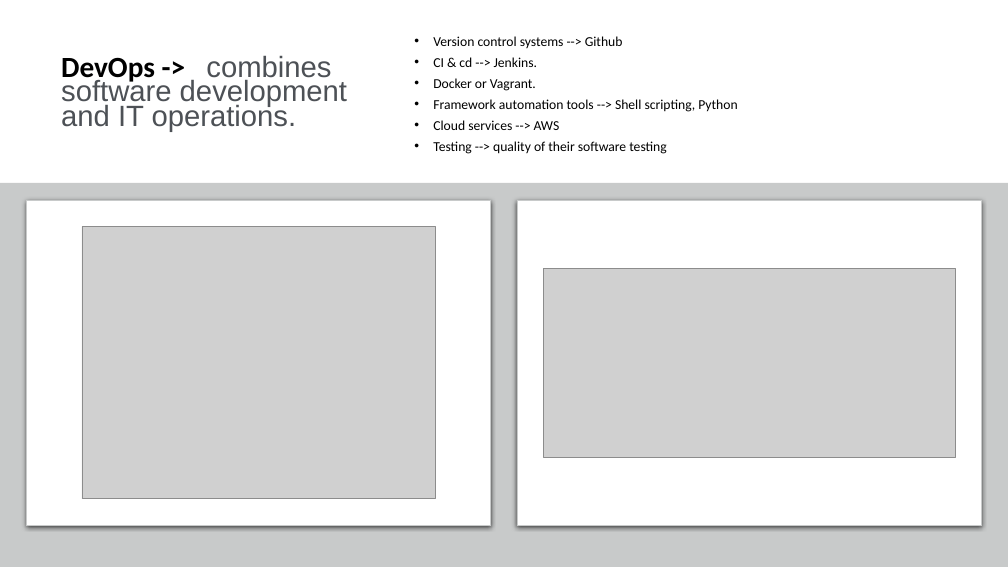
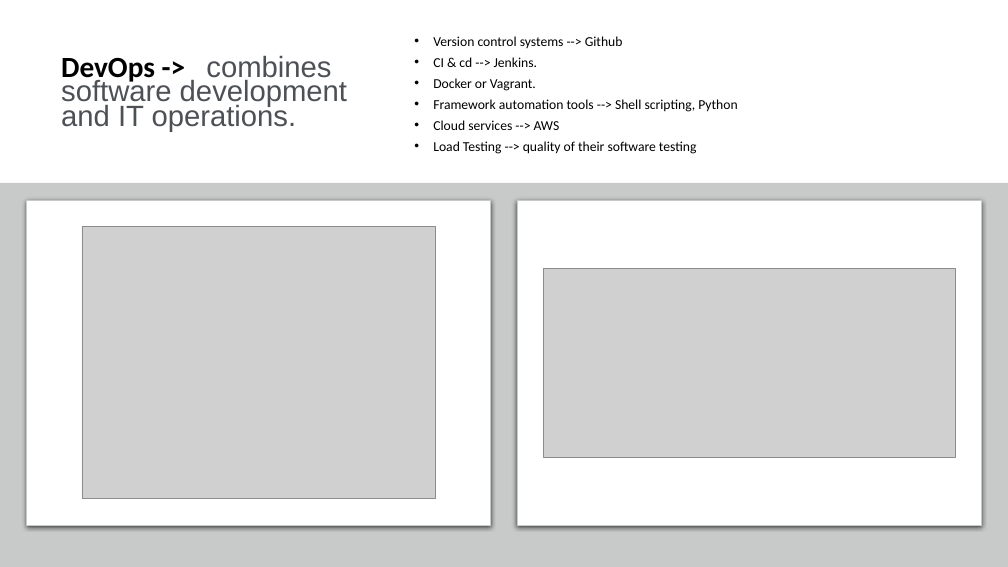
Before and after one commit to raj13aug/k8s-class, a slide deck: slide 2 of 24-27-aug2021/23-08-2021.pptx. Drawn at 1008x567 pixels with LibreOffice and Linux fonts; fonts in the diff are those of the drawing; grey boxes stand for pictures. Boxes give left, top, right and bottom in pixels: in the first picture for what was removed or moved away, otherwise in the second. Text is boxed around its words. In the diff, an @@ line names an element or a change of style, - is before the commit and + after.

```diff
--- a/24-27-aug2021/23-08-2021.pptx
+++ b/24-27-aug2021/23-08-2021.pptx
@@ text at (433,141,697,154): text changed @@
-• Testing --> quality of their software testing
+• Load Testing --> quality of their software testing
```
Also in this commit, not shown: 2 other files.
